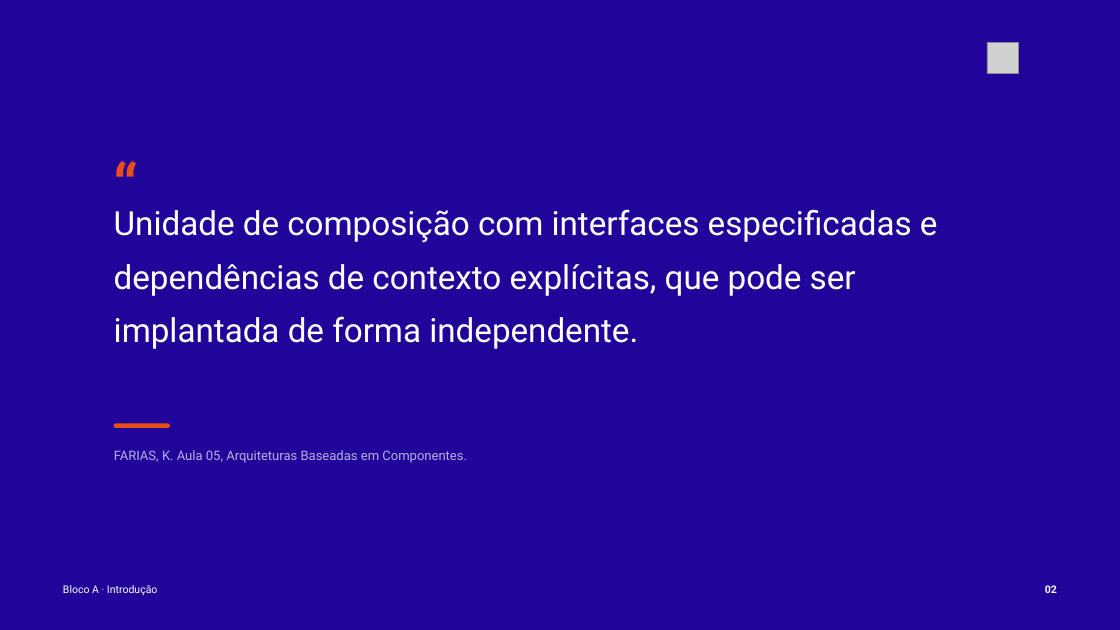
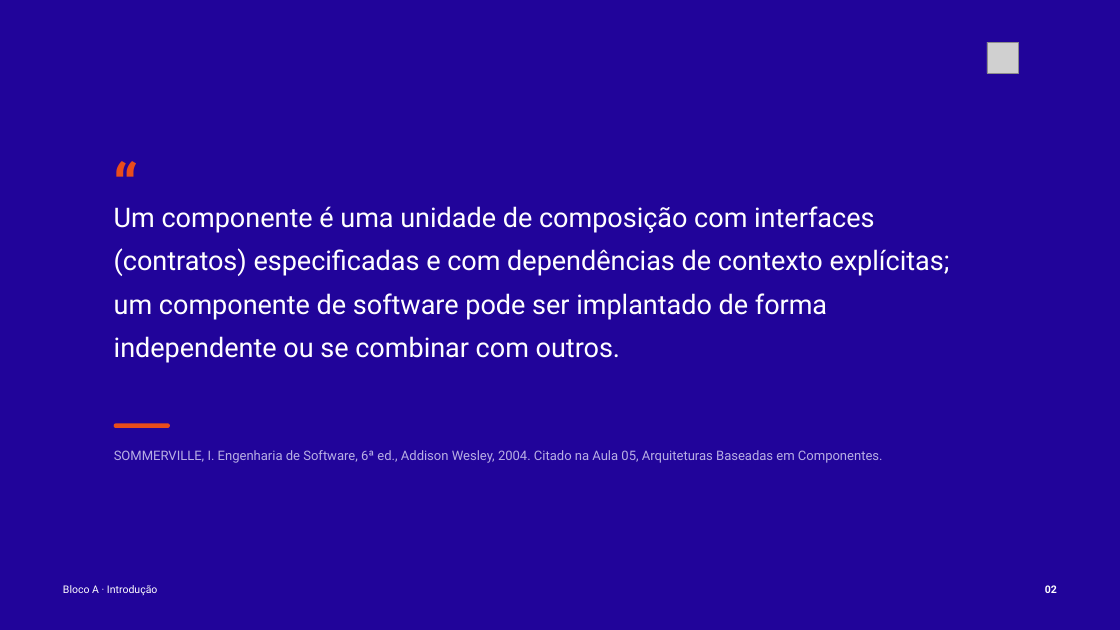
Before and after one commit to tcpassos/invite-app, a slide deck: slide 2 of trabalhos/T1-Docker-Invite-People.pptx. Drawn at 1120x630 pixels with LibreOffice and Linux fonts; fonts in the diff are those of the drawing; grey boxes stand for pictures. Boxes give left, top, right and bottom in pixels: in the first picture for what was removed or moved away, otherwise in the second. Text is boxed around its words. In the diff, an @@ line names an element or a change of style, - is before the commit and + after.

```diff
--- a/trabalhos/T1-Docker-Invite-People.pptx
+++ b/trabalhos/T1-Docker-Invite-People.pptx
@@ text at [114,206,950,363]: text changed; size 28.5 to 23.2 pt @@
-Unidade de composição com interfaces especificadas e dependências de contexto explícitas, que pode ser implantada de forma independente.
+Um componente é uma unidade de composição com interfaces (contratos) especificadas e com dependências de contexto explícitas; um componente de software pode ser implantado de forma independente ou se combinar com outros.
@@ text at [114,450,883,463]: text changed @@
-FARIAS, K. Aula 05, Arquiteturas Baseadas em Componentes.
+SOMMERVILLE, I. Engenharia de Software, 6ª ed., Addison Wesley, 2004. Citado na Aula 05, Arquiteturas Baseadas em Componentes.
```
Also in this commit, not shown: 2 other slides changed, 5 other files.
